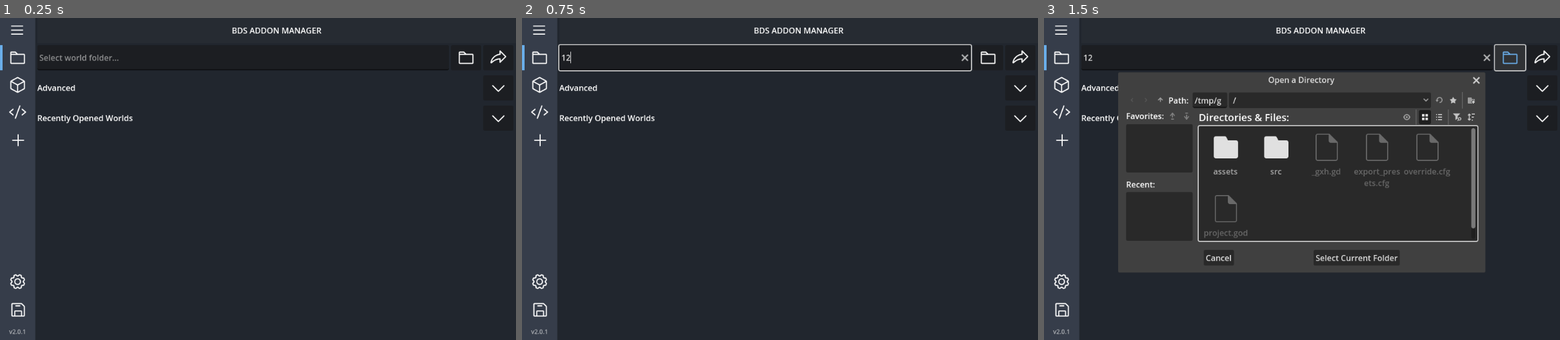
Above: before the commit, frames 1-3 (left to right).
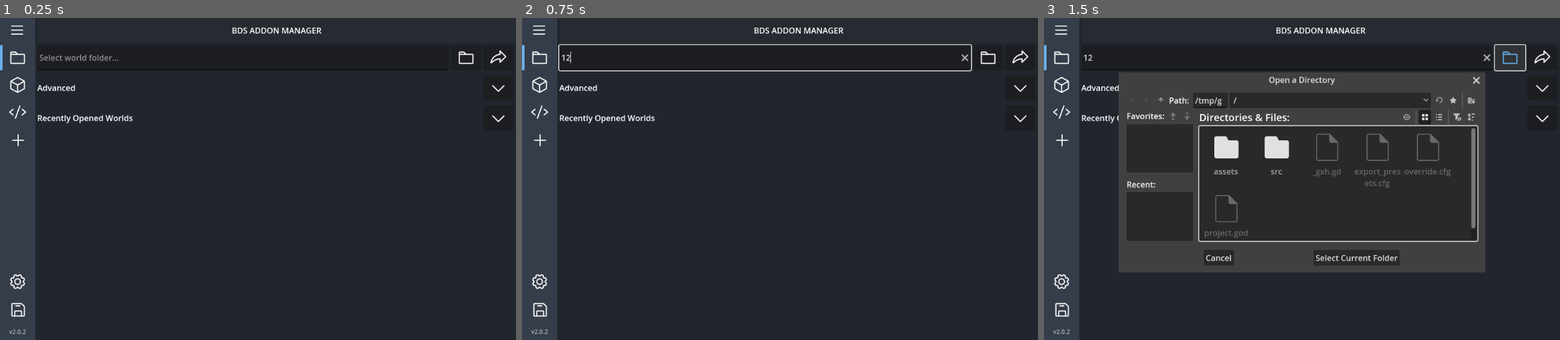
Above: after the commit, the same moments.

Repository: DragonTech26/BDSAddonManager
Game: Godot game, scene res://src/scenes/main.tscn
Two runs of this game, one before a commit and one after it. Both use one fixed random seed, a clock stepped at 60 frames per second and the inputs below.
Inputs (mouse positions are in pixels of both pictures, inside the frame that each line leads up to):
- Up to frame 1 (0.25 s): no input
- Up to frame 2 (0.75 s): click (764, 56) at 0.52 s; type "12" at 0.6 s
- Up to frame 3 (1.5 s): click (1508, 56) at 1.25 s

The runs differ from the first frame. In frame 1, less than 0.1% of the frame differs, in the area x 4-5%, y 96-99%; in frame 2, less than 0.1%; in frame 3, 1.1%, in the area x 4-79%, y 18-99%.

Commit message:
Update version

Diff:
--- a/project.godot
+++ b/project.godot
@@ -12,7 +12,7 @@
 
 config/name="BDS Addon Manager"
 config/description="Manage addons for your Bedrock Dedicated Servers"
-config/version="2.0.1"
+config/version="2.0.2"
 run/main_scene="uid://d16hxw7mmxo1y"
 config/features=PackedStringArray("4.5", "GL Compatibility")
 run/low_processor_mode=true
